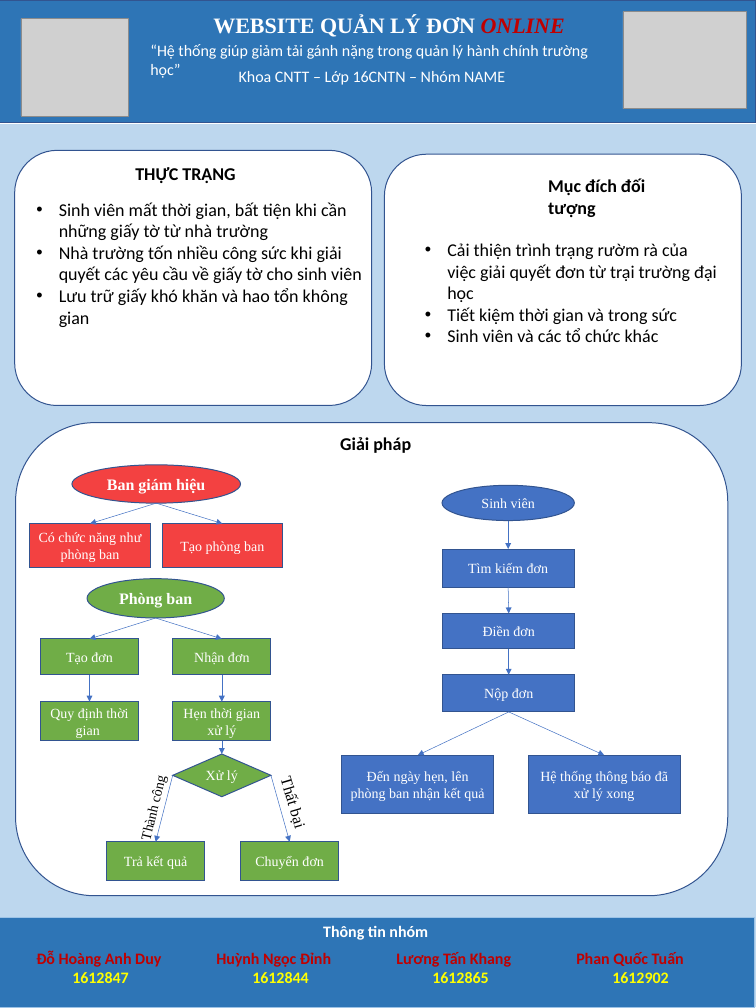
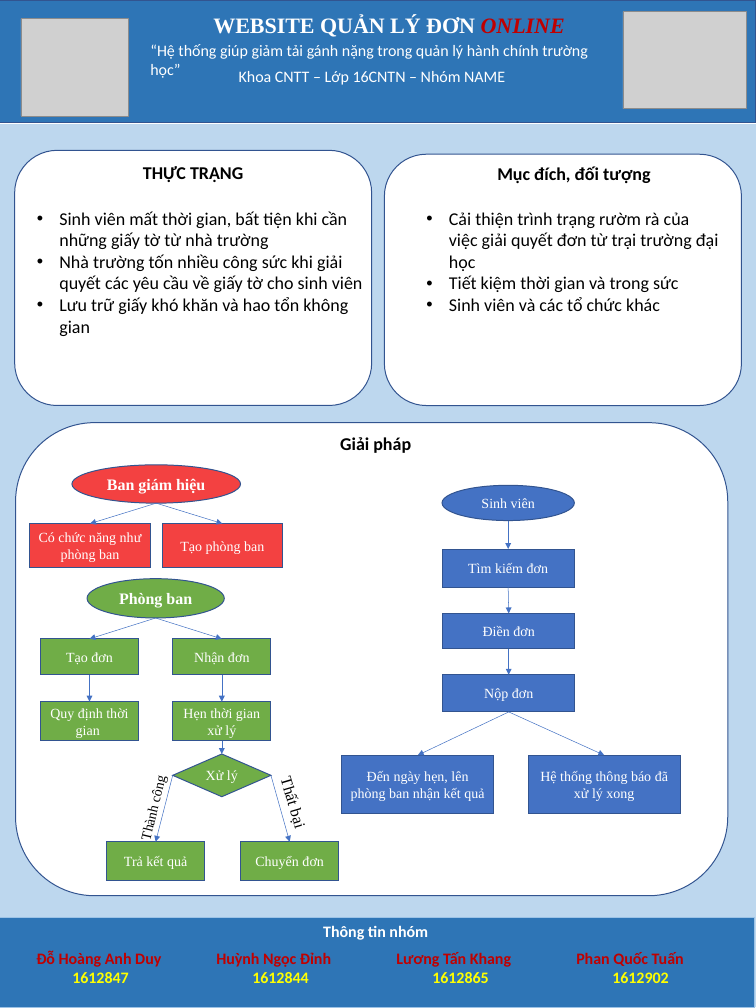
Before and after one commit to name-cntn16/name-cntn16.gihub.io, a slide deck: slide 1 of poster/posterV1_dinhedit.pptx. Drawn at 756x1008 pixels with LibreOffice and Linux fonts; fonts in the diff are those of the drawing; grey boxes stand for pictures. Boxes give left, top, right and bottom in pixels: in the first picture for what was removed or moved away, otherwise in the second. Text is boxed around its words. In the diff, an @@ line names an element or a change of style, - is before the commit and + after.

Commit message:
Export poster

```diff
--- a/poster/posterV1_dinhedit.pptx
+++ b/poster/posterV1_dinhedit.pptx
@@ text "THỰC TRẠNG" at (x1=143, y1=166, x2=243, y2=182): alignment left to centre @@
@@ text at (x1=497, y1=166, x2=651, y2=183): text changed @@
-Mục đích đối tượng
+Mục đích, đối tượng
@@ text "Sinh viên mất thời gian, ..." moved from (x1=59, y1=202, x2=362, y2=327) to (x1=59, y1=211, x2=363, y2=336) @@
@@ text "Cải thiện trình trạng rườm ..." moved from (x1=447, y1=243, x2=717, y2=342) to (x1=449, y1=212, x2=719, y2=311) @@
```
Also in this commit, not shown: 2 other files.
